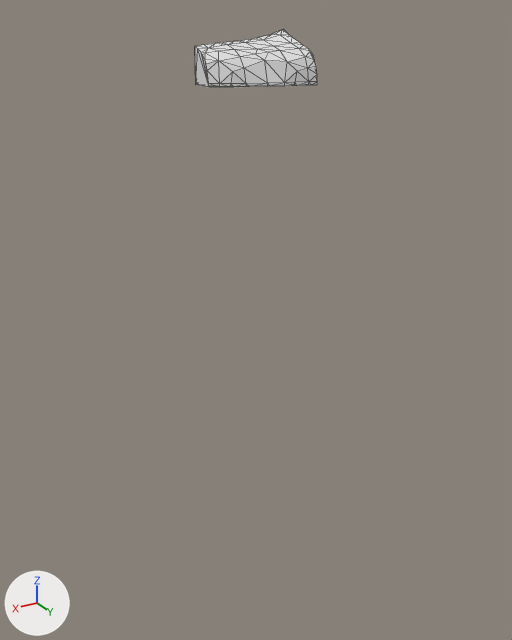
Before and after pictures for a commit that changed the glTF model assets/terrain/surface_pieces/surf_40_1.glb.
One viewpoint serves both versions: a camera (50 mm lens) standing at (111.0, 132.3, -11.9) and looking at (92.5, 101.4, -27.4). Arrows for +X, +Y and +Z are at lower left; the lights stay in place. The picture after the commit comes second. Mesh edges are drawn as thin lines. Where no turn or scale is listed for an object, it has been applied to the vertices.

The older version as bpy lines, for what is in view:
```python
me_geometry_0 = bpy.data.meshes.new('geometry_0')
me_geometry_0.from_pydata(...)  # 80 vertices, 156 faces; spans x 90.0..95.0, y 100.0..103.04, z -15.0..-12.55
ob_geometry_0 = bpy.data.objects.new('geometry_0', me_geometry_0)
ob_geometry_0.location = (0.0, 0.0, 0.0)
```
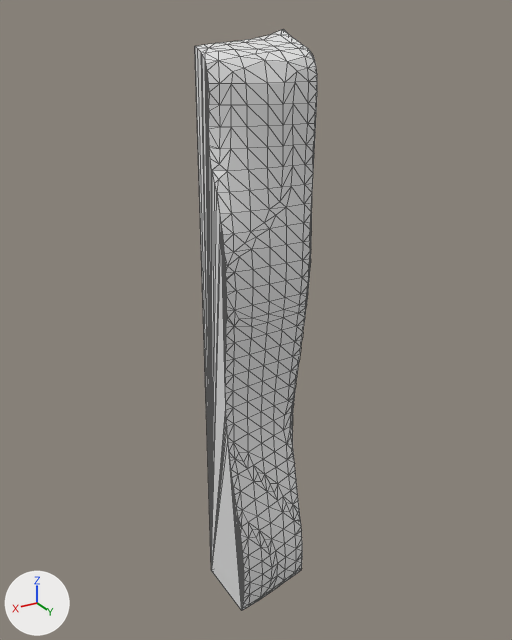
Boxes (x1, y1, x2, y2) around the edits, measured in the pictures (512 x 640 px):
'geometry_0', reshaped (886% taller): before (195, 29, 317, 87); after (195, 29, 317, 610)
part 1 of me_geometry_0, built on: before (195, 48, 317, 87); after (195, 48, 317, 610)

Patch to the scene script:
```diff
--- a/assets/terrain/surface_pieces/surf_40_1.glb.py
+++ b/assets/terrain/surface_pieces/surf_40_1.glb.py
@@ me_geometry_0 @@
 # used by ob_geometry_0; location = (0.0, 0.0, 0.0)
-me_geometry_0.from_pydata(...)  # 80 vertices, 156 faces; spans x 90.0..95.0, y 100.0..103.04, z -15.0..-12.55
+me_geometry_0.from_pydata(...)  # 417 vertices, 830 faces; spans x 90.0..95.0, y 100.0..104.31, z -45.0..-12.55
+# me_geometry_0 part 1: 18 vertices removed from x 90.0..95.0, y 100.0..103.04, z -15.0; 355 vertices added at x 90.0..95.0, y 100.0..104.31, z -45.0..-15.23
```
